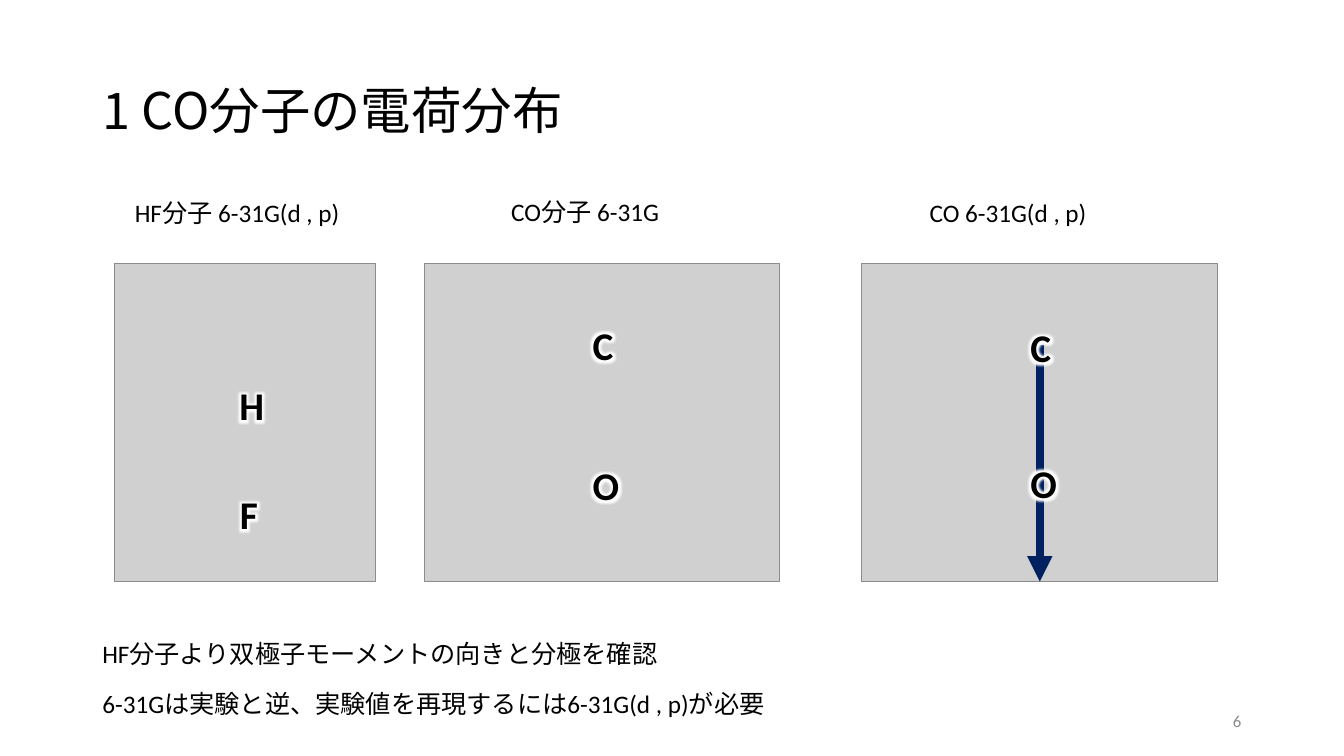
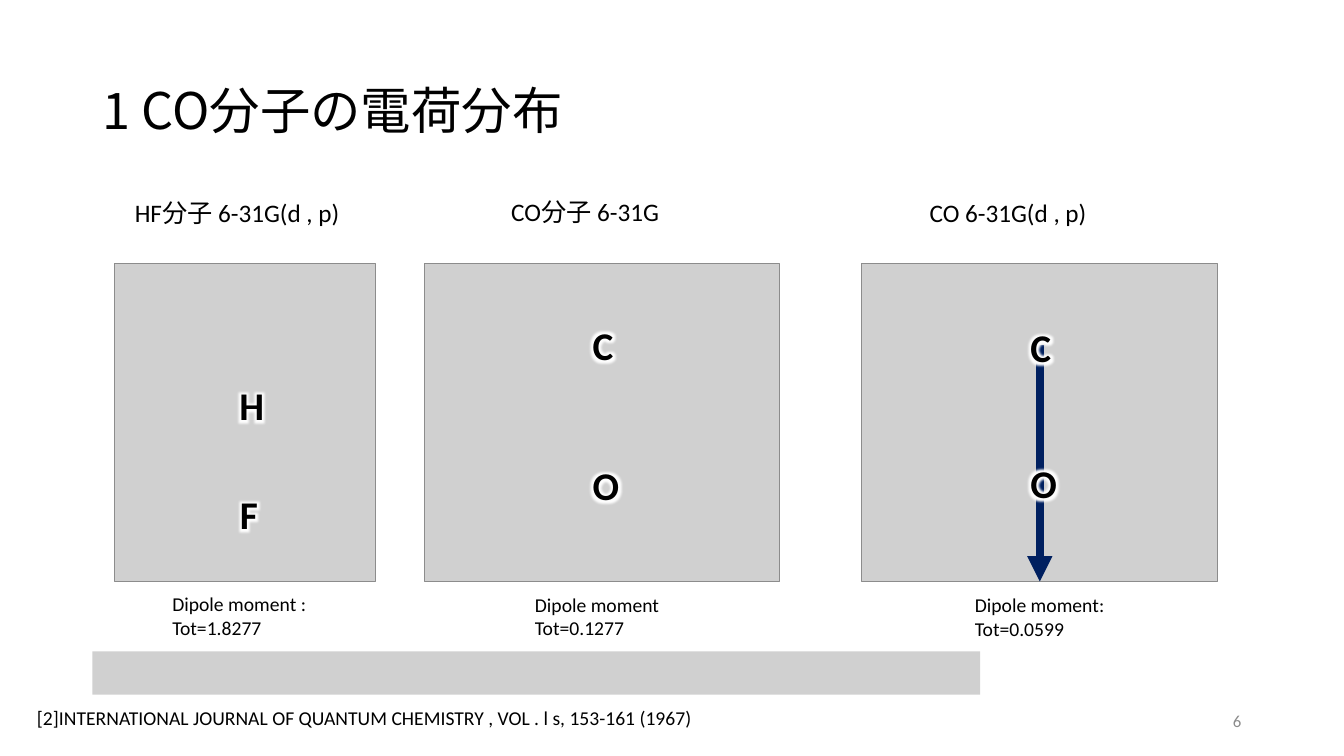
Before and after one commit to tabiseal/Qpcdata, a slide deck: slide 6 of 20230623pre.pptx. Drawn at 1344x756 pixels with LibreOffice and Linux fonts; fonts in the diff are those of the drawing; grey boxes stand for pictures. Boxes give left, top, right and bottom in pixels: in the first picture for what was removed or moved away, otherwise in the second. Text is boxed around its words. In the diff, an @@ line names an element or a change of style, - is before the commit and + after.

```diff
--- a/20230623pre.pptx
+++ b/20230623pre.pptx
@@ text added at (172,597,296,635), 14 pt, text #000000 @@
+Dipole moment :
+Tot=1.8277
@@ text added at (535,598,659,635), 14 pt, text #000000 @@
+Dipole moment
+Tot=0.1277
@@ text added at (975,598,1105,636), 14 pt, text #000000 @@
+Dipole moment:
+Tot=0.0599
@@ picture added at (93,651,981,695) @@
@@ text removed at (102,642,657,665) @@
-HF分子より双極子モーメントの向きと分極を確認
@@ text added at (37,710,692,728), 14 pt, text #000000 @@
+[2]INTERNATIONAL JOURNAL OF QUANTUM CHEMISTRY , VOL . l s, 153-161 (1967)
@@ text removed at (102,692,765,717) @@
-6-31Gは実験と逆、実験値を再現するには6-31G(d , p)が必要
```
Also in this commit, not shown: 3 other slides changed, 1 slide added.
